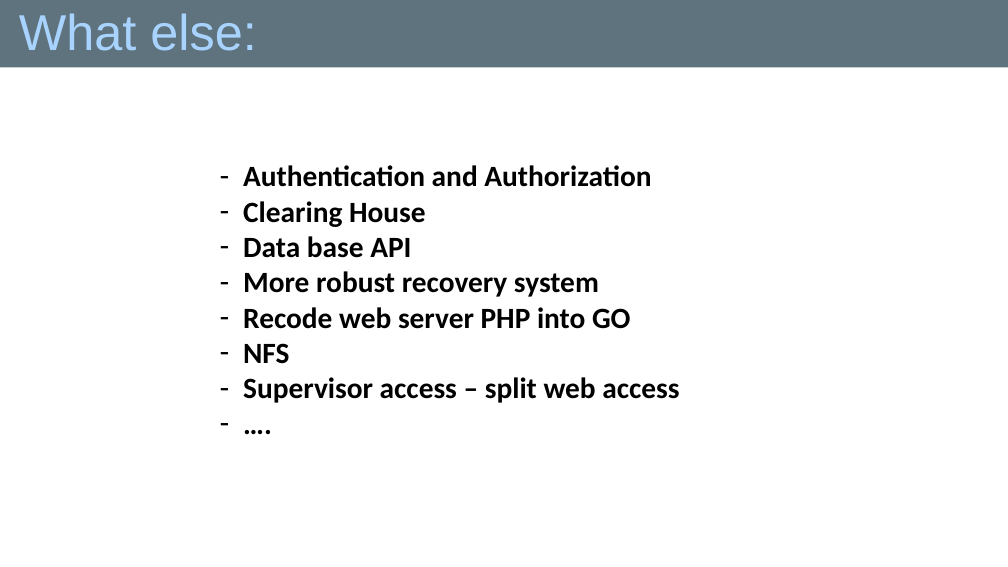
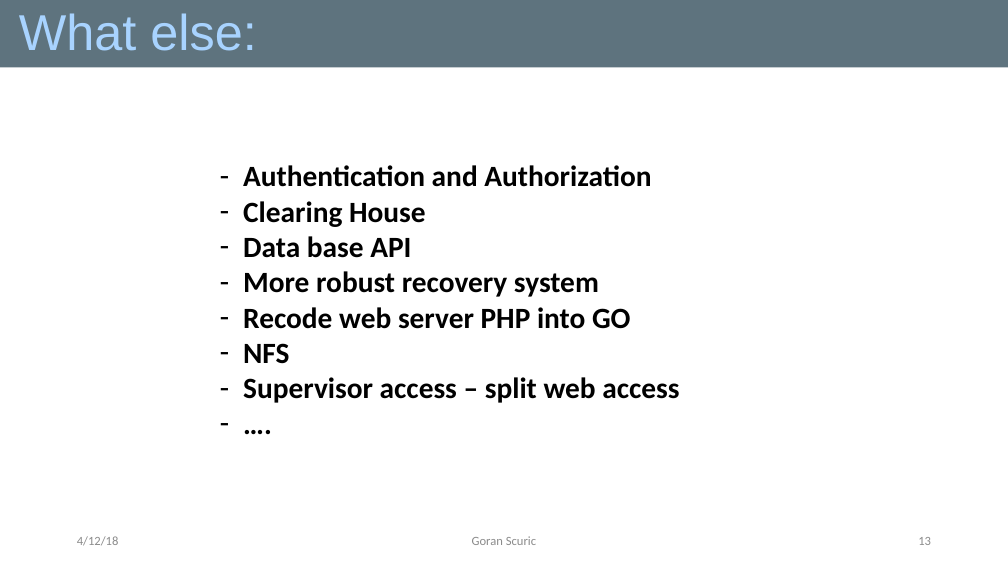
Before and after one commit to igismo/testbedGS, a slide deck: slide 13 of testbedGSArch.pptx. Drawn at 1008x567 pixels with LibreOffice and Linux fonts; fonts in the diff are those of the drawing; background and template pictures are left out. Boxes give left, top, right and bottom in pixels: in the first picture for what was removed or moved away, otherwise in the second. Text is boxed around its words. In the diff, an @@ line names an element or a change of style, - is before the commit and + after.

```diff
--- a/testbedGSArch.pptx
+++ b/testbedGSArch.pptx
@@ text added at bbox=[77, 536, 119, 546], 12 pt, text #8C8C8C @@
+4/12/18
@@ text added at bbox=[472, 536, 536, 545], 12 pt, text #8C8C8C @@
+Goran Scuric
@@ page number added at bbox=[918, 537, 931, 545], 12 pt, text #8C8C8C @@
+13
```
Also in this commit, not shown: 12 other slides changed.
